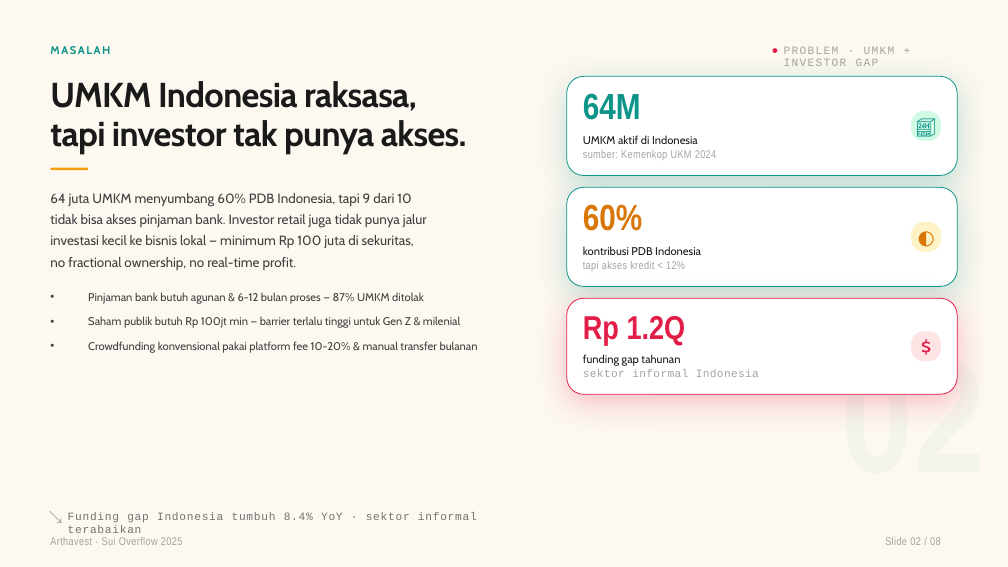
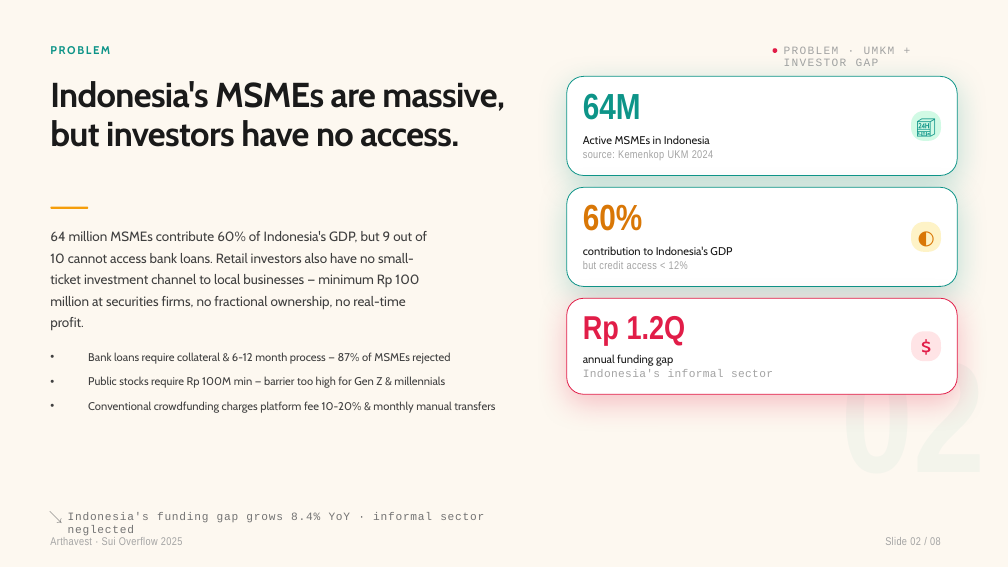
Before and after one commit to Zerxxz/Arthavest, a slide deck: slide 2 of download/arthavest-pitch-deck.pptx. Drawn at 1008x567 pixels with LibreOffice and Linux fonts; fonts in the diff are those of the drawing. Boxes give left, top, right and bottom in pixels: in the first picture for what was removed or moved away, otherwise in the second. Text is boxed around its words. In the diff, an @@ line names an element or a change of style, - is before the commit and + after.

```diff
--- a/download/arthavest-pitch-deck.pptx
+++ b/download/arthavest-pitch-deck.pptx
@@ text at [50, 46, 110, 54]: text changed @@
-MASALAH
+PROBLEM
@@ text at [50, 81, 505, 147]: text changed @@
-UMKM Indonesia raksasa,
-tapi investor tak punya akses.
+Indonesia's MSMEs are massive,
+but investors have no access.
@@ text at [583, 135, 710, 144]: text changed @@
-UMKM aktif di Indonesia
+Active MSMEs in Indonesia
@@ text at [583, 150, 713, 160]: text changed @@
-sumber: Kemenkop UKM 2024
+source: Kemenkop UKM 2024
@@ rounded rectangle: place and size @@
-rounded rectangle at [50, 167, 89, 169]
+rounded rectangle at [50, 207, 89, 209]
@@ text at [50, 231, 427, 331]: text changed @@
-64 juta UMKM menyumbang 60% PDB Indonesia, tapi 9 dari 10 tidak bisa akses pinjaman bank. Investor retail juga tidak punya jalur investasi kecil ke bisnis lokal — minimum Rp 100 juta di sekuritas, no fractional ownership, no real-time profit.
+64 million MSMEs contribute 60% of Indonesia's GDP, but 9 out of 10 cannot access bank loans. Retail investors also have no small-ticket investment channel to local businesses — minimum Rp 100 million at securities firms, no fractional ownership, no real-time profit.
@@ text at [583, 246, 732, 255]: text changed @@
-kontribusi PDB Indonesia
+contribution to Indonesia's GDP
@@ text at [583, 261, 688, 269]: text changed @@
-tapi akses kredit < 12%
+but credit access < 12%
@@ text at [88, 352, 495, 413]: text changed @@
-• Pinjaman bank butuh agunan & 6-12 bulan proses — 87% UMKM ditolak
-• Saham publik butuh Rp 100jt min — barrier terlalu tinggi untuk Gen Z & milenial
-• Crowdfunding konvensional pakai platform fee 10-20% & manual transfer bulanan
+• Bank loans require collateral & 6-12 month process — 87% of MSMEs rejected
+• Public stocks require Rp 100M min — barrier too high for Gen Z & millennials
+• Conventional crowdfunding charges platform fee 10-20% & monthly manual transfers
@@ text at [583, 354, 673, 366]: text changed @@
-funding gap tahunan
+annual funding gap
@@ text at [583, 369, 773, 377]: text changed @@
-sektor informal Indonesia
+Indonesia's informal sector
@@ text at [68, 512, 484, 535]: text changed @@
-Funding gap Indonesia tumbuh 8.4% YoY · sektor informal terabaikan
+Indonesia's funding gap grows 8.4% YoY · informal sector neglected
```
Also in this commit, not shown: 7 other slides changed, 8 other files.
